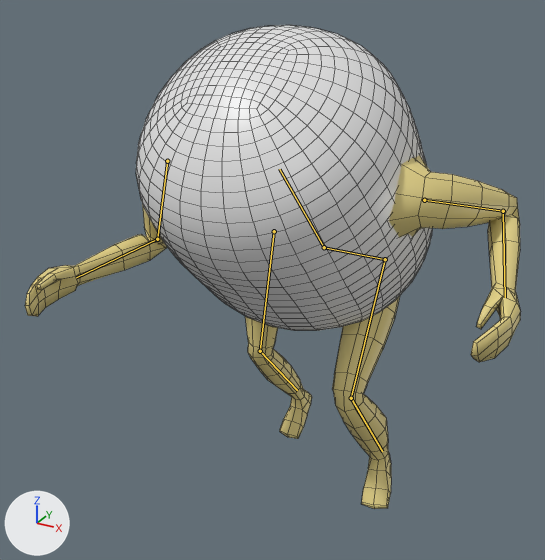
An edit to the FBX model Assets/Models/run.fbx, drawn before and after from the same camera.
Before and after are seen from a camera (50 mm lens) standing at (2.33, -5.07, 1.71) and looking at (-0.21, -0.45, -0.6). The lights are fixed; the arrows at lower left show +X, +Y and +Z. The older version comes first. Both versions are drawn at frame 4 of the action 'Armature.001|Armature.001Action'; the numbers are the values there. The bones that change are drawn over the model as lines. Mesh edges are drawn as thin lines.
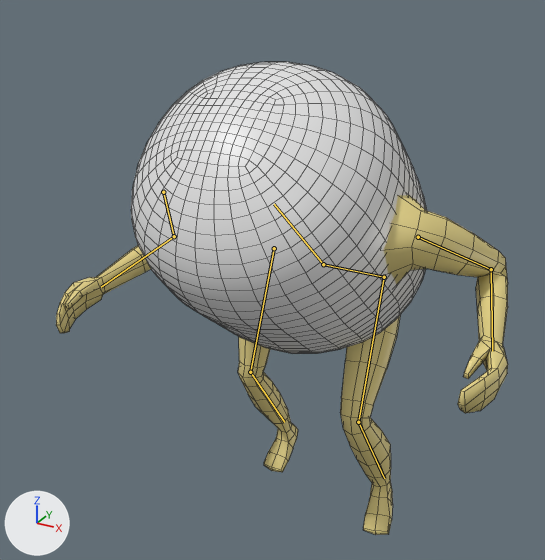
Edits to the scene script, one JSON object a line:
```json
{"block": "bone_lthigh", "where": "bone_lthigh = bpy.data.objects['Armature.001'].pose.bones['LThigh']"}
{"op": "set", "path": "bone_lthigh.location", "old": "(-0.031, -0.307, 0.056)", "new": "(-0.017, -0.165, 0.03)"}
{"op": "set", "path": "bone_lthigh.rotation_quaternion", "old": "(0.998, -0.067, 0.007, 0.0)", "new": "(1.0, 0.009, -0.001, 0.0)", "note": "degrees (-8, 1, 0) -> degrees (1, 0, 0)"}
{"block": "bone_lshin", "where": "bone_lshin = bpy.data.objects['Armature.001'].pose.bones['LShin']  # child of 'LThigh'"}
{"op": "set", "path": "bone_lshin.rotation_quaternion", "old": "(0.935, -0.345, 0.063, -0.057)", "new": "(0.931, -0.356, 0.063, -0.058)", "note": "degrees (-41, 4, -9) -> degrees (-42, 4, -9)"}
{"block": "bone_rthigh", "where": "bone_rthigh = bpy.data.objects['Armature.001'].pose.bones['RThigh']"}
{"op": "set", "path": "bone_rthigh.location", "old": "(0.026, -0.312, -0.02)", "new": "(0.014, -0.168, -0.011)"}
{"op": "set", "path": "bone_rthigh.rotation_quaternion", "old": "(0.906, 0.395, 0.039, -0.147)", "new": "(0.945, 0.305, 0.03, -0.113)", "note": "degrees (46, 11, -14) -> degrees (35, 7, -11)"}
{"block": "bone_rshin", "where": "bone_rshin = bpy.data.objects['Armature.001'].pose.bones['RShin']  # child of 'RThigh'"}
{"op": "set", "path": "bone_rshin.rotation_quaternion", "old": "(0.761, -0.641, -0.028, 0.094)", "new": "(0.846, -0.527, -0.022, 0.077)", "note": "degrees (-80, 4, 10) -> degrees (-64, 2, 9)"}
{"block": "bone_rpelvis", "where": "bone_rpelvis = bpy.data.objects['Armature.001'].pose.bones['RPelvis']"}
{"op": "set", "path": "bone_rpelvis.location", "old": "(0.057, 0.0, 0.309)", "new": "(0.031, 0.0, 0.166)"}
{"block": "bone_backbone", "where": "bone_backbone = bpy.data.objects['Armature.001'].pose.bones['Backbone']  # child of 'RPelvis'"}
{"op": "set", "path": "bone_backbone.rotation_quaternion", "old": "(0.951, -0.056, 0.0, -0.305)", "new": "(0.934, -0.065, 0.0, -0.352)", "note": "degrees (-6, -2, -35) -> degrees (-7, -3, -41)"}
{"block": "bone_rbiceps", "where": "bone_rbiceps = bpy.data.objects['Armature.001'].pose.bones['RBiceps']  # child of 'RScapula'"}
{"op": "set", "path": "bone_rbiceps.rotation_quaternion", "old": "(0.935, 0.07, -0.136, 0.319)", "new": "(0.981, 0.039, -0.075, 0.176)", "note": "degrees (3, -17, 37) -> degrees (3, -9, 20)"}
{"block": "bone_rforearm", "where": "bone_rforearm = bpy.data.objects['Armature.001'].pose.bones['RForearm']  # child of 'RBiceps'"}
{"op": "set", "path": "bone_rforearm.rotation_quaternion", "old": "(0.478, -0.242, 0.237, -0.81)", "new": "(0.52, -0.235, 0.231, -0.788)", "note": "degrees (-39, -10, -116) -> degrees (-38, -8, -111)"}
{"block": "bone_lbiceps", "where": "bone_lbiceps = bpy.data.objects['Armature.001'].pose.bones['LBiceps']  # child of 'LScapula'"}
{"op": "set", "path": "bone_lbiceps.rotation_quaternion", "old": "(0.991, -0.02, -0.052, -0.124)", "new": "(0.999, 0.005, 0.012, 0.03)", "note": "degrees (-2, -6, -14) -> degrees (1, 1, 3)"}
{"block": "bone_lforearm", "where": "bone_lforearm = bpy.data.objects['Armature.001'].pose.bones['LForearm']  # child of 'LBiceps'"}
{"op": "set", "path": "bone_lforearm.rotation_quaternion", "old": "(0.751, -0.056, -0.167, -0.636)", "new": "(0.657, -0.064, -0.191, -0.726)", "note": "degrees (8, -19, -82) -> degrees (12, -20, -98)"}
```

Changed parts and their boxes (x1, y1, x2, y2) in the pictures (545 x 560 px):
```json
{"object": "Cube", "change": "posed", "before": [136, 25, 432, 331], "after": [131, 62, 427, 353]}
{"object": "Cube.003", "change": "posed", "before": [389, 155, 520, 362], "after": [383, 195, 508, 413]}
{"object": "Cube.004", "change": "posed", "before": [332, 296, 400, 509], "after": [340, 316, 400, 535], "on screen": "12% narrower"}
{"object": "Cube.002", "change": "posed", "before": [25, 204, 167, 316], "after": [56, 245, 151, 333]}
{"object": "Cube.001", "change": "posed", "before": [245, 316, 312, 439], "after": [238, 337, 298, 472], "on screen": "10% narrower, 10% taller"}
{"bone": "LThigh", "before": "(274, 231) to (260, 351)", "after": "(274, 248) to (250, 372)"}
{"bone": "LShin", "before": "(260, 351) to (297, 390)", "after": "(250, 372) to (284, 422)"}
{"bone": "RThigh", "before": "(385, 259) to (351, 398)", "after": "(384, 277) to (358, 422)"}
{"bone": "RShin", "before": "(351, 398) to (382, 451)", "after": "(358, 422) to (384, 478)"}
{"bone": "RPelvis", "before": "(385, 259) to (324, 247)", "after": "(384, 277) to (323, 264)"}
{"bone": "Backbone", "before": "(324, 247) to (279, 169)", "after": "(323, 264) to (274, 204)"}
{"bone": "RBiceps", "before": "(424, 200) to (503, 211)", "after": "(418, 237) to (491, 269)"}
{"bone": "RForearm", "before": "(503, 211) to (505, 297)", "after": "(491, 269) to (492, 351)"}
{"bone": "LBiceps", "before": "(167, 161) to (157, 239)", "after": "(163, 192) to (174, 236)"}
{"bone": "LForearm", "before": "(157, 239) to (76, 277)", "after": "(174, 236) to (101, 287)"}
```
